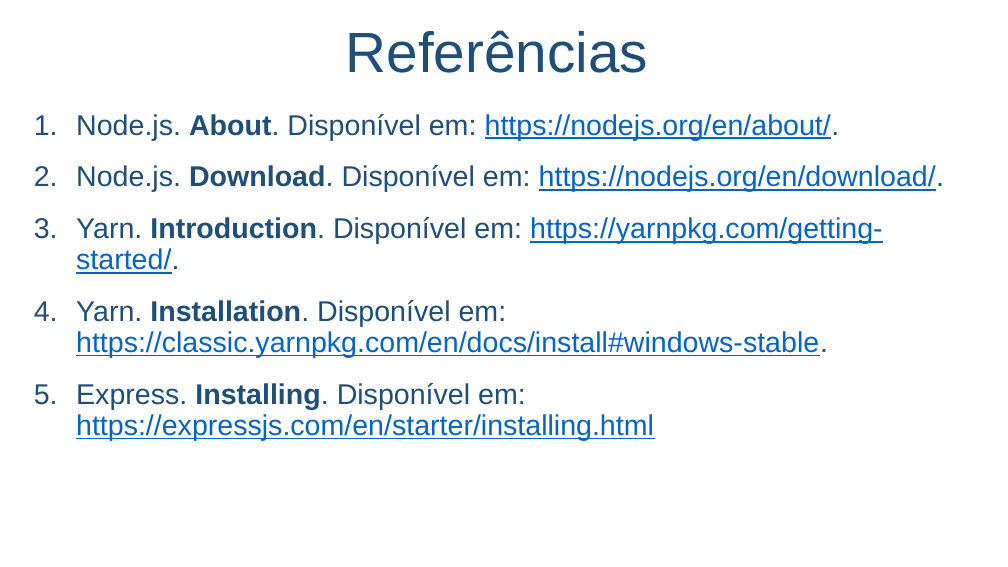
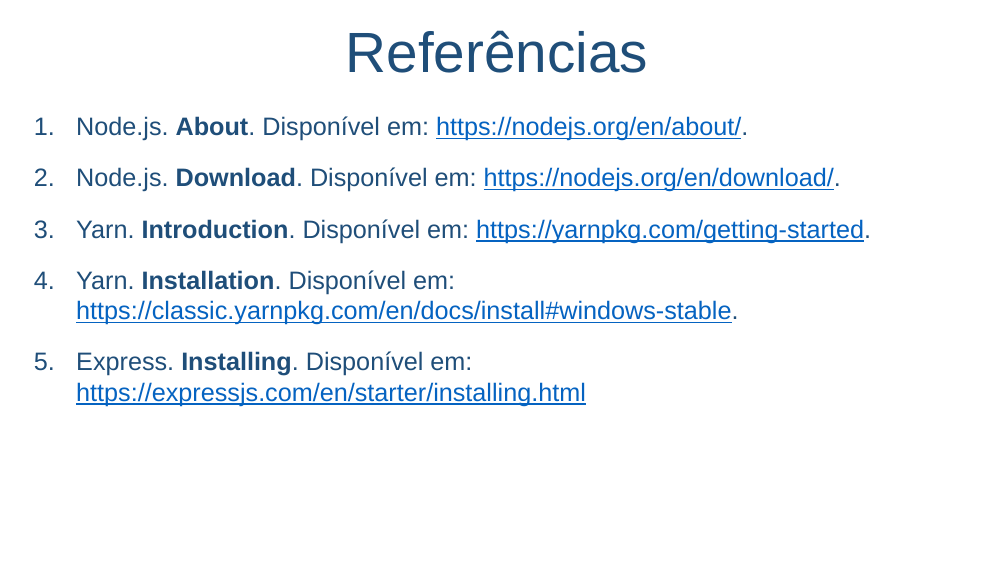
Before and after one commit to salmo-jr/public-slides, a slide deck: slide 30 of node-js.pptx (slide 16 before the commit). Drawn at 1008x567 pixels with LibreOffice and Linux fonts; fonts in the diff are those of the drawing; background and template pictures are left out. Boxes give left, top, right and bottom in pixels: in the first picture for what was removed or moved away, otherwise in the second. Text is boxed around its words. In the diff, an @@ line names an element or a change of style, - is before the commit and + after.

```diff
--- a/node-js.pptx
+++ b/node-js.pptx
@@ text at [76,116,841,406]: size 27.2 to 24 pt in "Node.js. About. Disponível em: https://nodejs.org/en/about/.", "Node.js. Download. Disponível em: https://nodejs.org/en/down ...", "Yarn. Installation. Disponível em: https://classic.yarnpkg.c ...", "Express. Installing. Disponível em: https://expressjs.com/en ..."; line spacing 0.9 to 1 @@
@@ text at [76,219,871,243]: text changed; size 27.2 to 24 pt @@
-3. Yarn. Introduction. Disponível em: https://yarnpkg.com/getting-started/.
+3. Yarn. Introduction. Disponível em: https://yarnpkg.com/getting-started.
```
Also in this commit, not shown: 8 other slides changed, 15 slides added.
